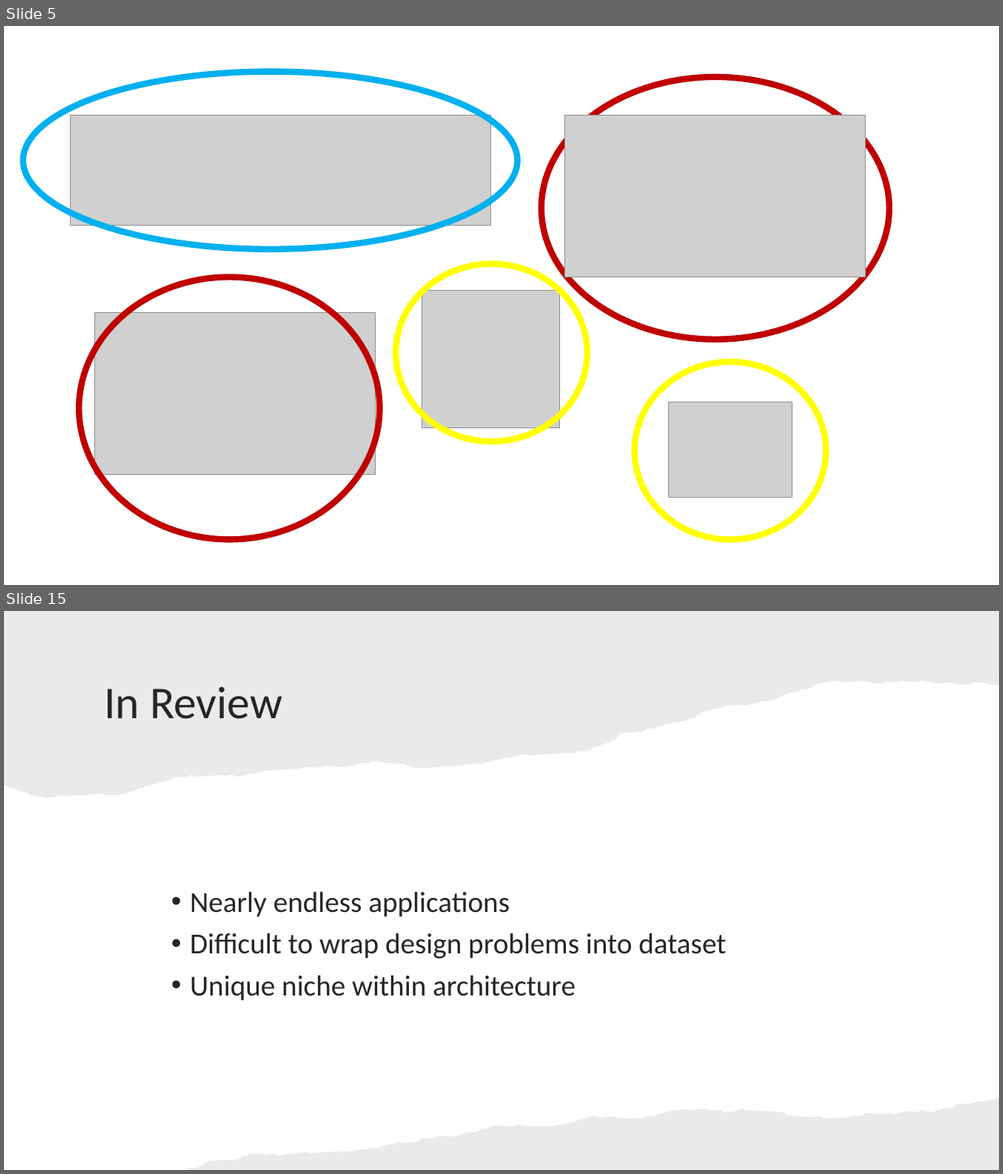
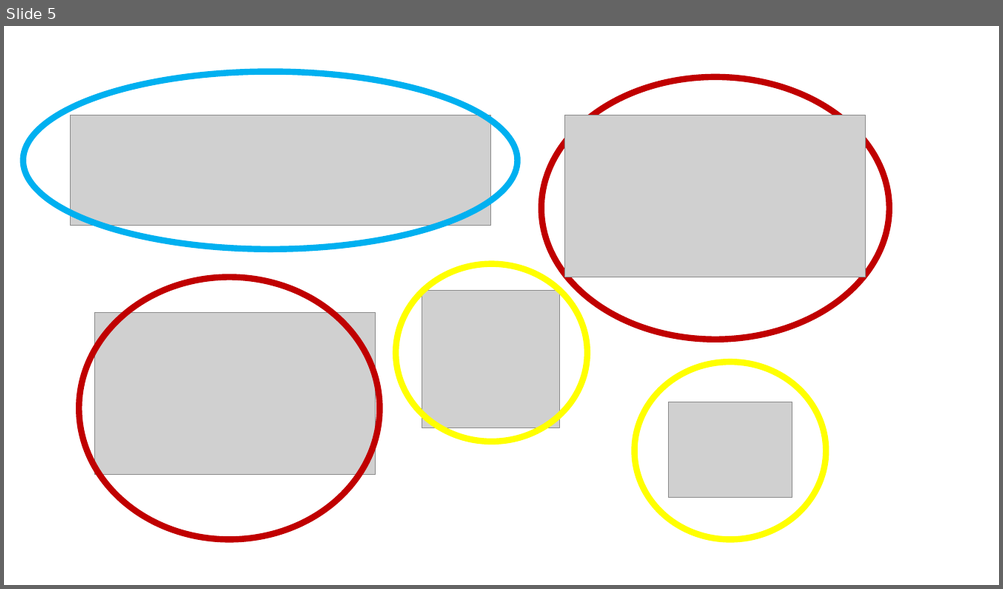
Before and after one commit to prxsto/529-ML-research, a slide deck: presentation1.pptx. Shown one above the other, each under a label of ours: slides 5 and 15 before the commit, slide 5 after it; the slides between them are not shown. The pictures are 1003x1174 and 1003x589 pixels, drawn with LibreOffice and Linux fonts; fonts in the diff are those of the drawing; grey boxes stand for pictures. Boxes give left, top, right and bottom in pixels: in the first picture for what was removed or moved away, otherwise in the second. Text is boxed around its words. In the diff, an @@ line names an element or a change of style, - is before the commit and + after.

```diff
--- a/presentation1.pptx
+++ b/presentation1.pptx
@@ slide 15 removed at bbox=[4, 611, 999, 1170], background #FFFFFF @@
@@ freeform shape removed at bbox=[4, 611, 999, 798] @@
@@ title removed at bbox=[104, 686, 282, 719] @@
-In Review
@@ text removed at bbox=[190, 891, 726, 1001] @@
-• Nearly endless applications
-• Difficult to wrap design problems into dataset
-• Unique niche within architecture
@@ freeform shape removed at bbox=[185, 1098, 999, 1170] @@
```
Also in this commit, not shown: 3 slides changed, 4 slides added, 9 other slides removed, 3 other files.
